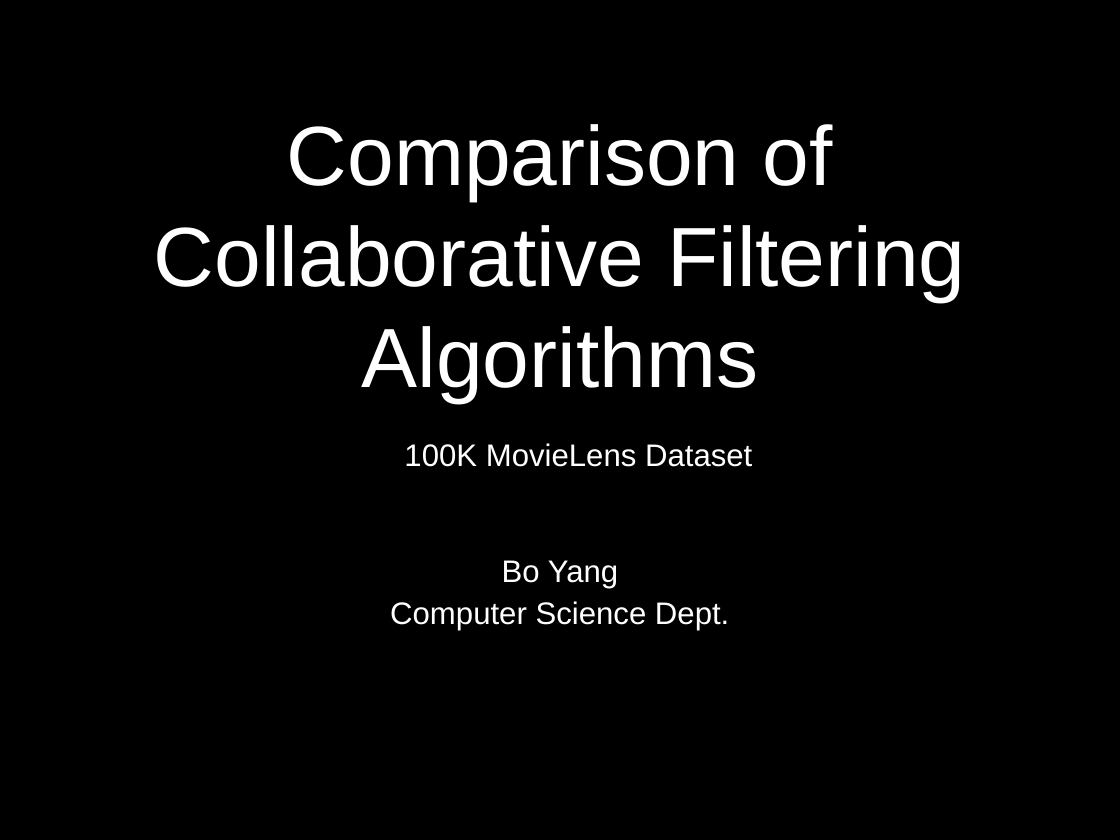
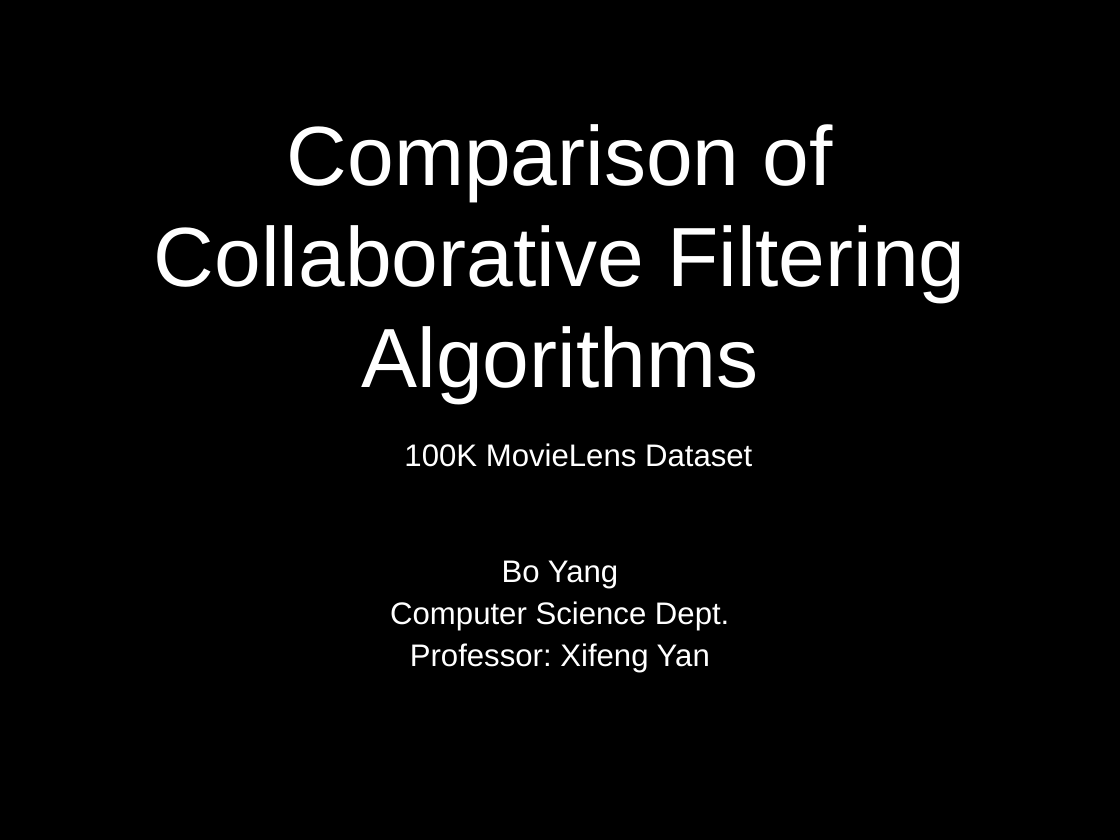
Before and after one commit to UCSBGauchos/MAE-data, a slide deck: slide 1 of Final Presentation.pptx. Drawn at 1120x840 pixels with LibreOffice and Linux fonts; fonts in the diff are those of the drawing; background and template pictures are left out. Boxes give left, top, right and bottom in pixels: in the first picture for what was removed or moved away, otherwise in the second. Text is boxed around its words. In the diff, an @@ line names an element or a change of style, - is before the commit and + after.

```diff
--- a/Final Presentation.pptx
+++ b/Final Presentation.pptx
@@ subtitle at (410,643,710,672): paragraph added @@
+Professor: Xifeng Yan
```
Also in this commit, not shown: 10 other slides changed, 8 slides added.
